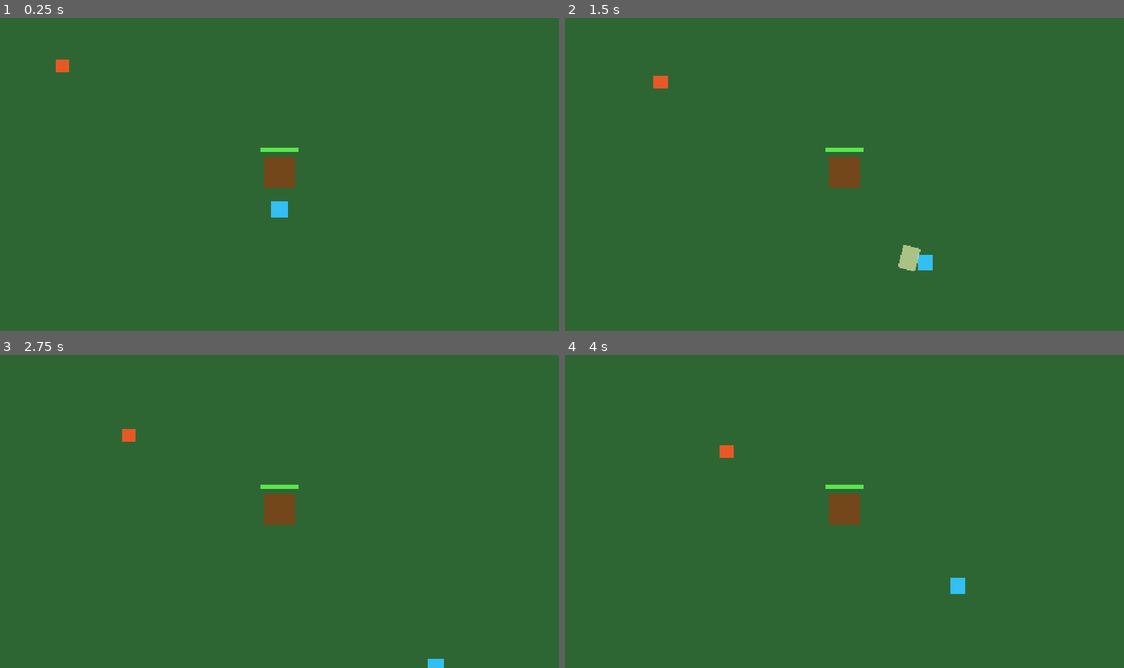
Above: before the commit, frames 1-4 (two rows, left to right).
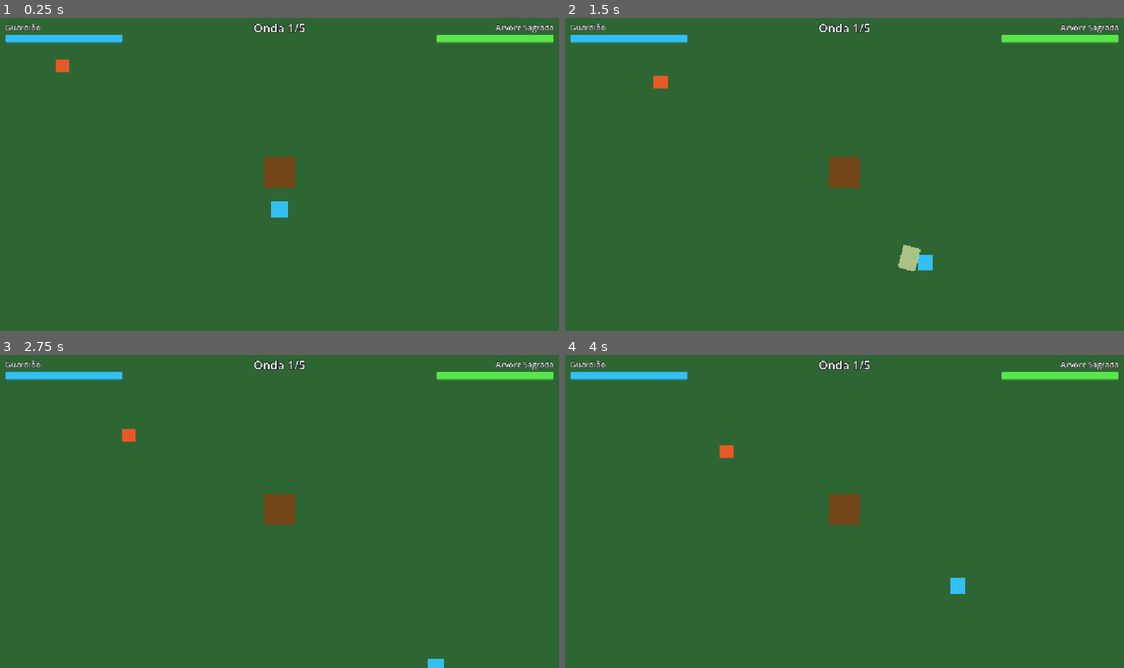
Above: after the commit, the same moments.

Repository: elian-sss/sentinela
Game: Godot game, scene res://cenas/arena/Arena.tscn
The game is run twice, just before and just after one commit, with the same random seed, the same clock (stepped at 60 frames per second) and the same inputs.
Inputs (mouse positions are in pixels of both pictures, inside the frame that each line leads up to):
- Up to frame 1 (0.25 s): no input
- Up to frame 2 (1.5 s): tap Enter at 0.5 s; move the mouse to (967, 155) at 0.52 s; hold D (mover_direita) 0.53-1.28 s; click (967, 155) at 0.6 s; move the mouse to (732, 187) at 1.27 s; hold S (mover_baixo) from 1.28 s (still down); tap Space (dash) at 1.35 s; click (732, 187) at 1.42 s
- Up to frame 3 (2.75 s): move the mouse to (335, 439) at 2.02 s; release S (mover_baixo) at 2.03 s; hold D (mover_direita) from 2.03 s (still down); click (335, 439) at 2.1 s
- Up to frame 4 (4 s): move the mouse to (816, 574) at 2.77 s; release D (mover_direita) at 2.78 s; hold W (mover_cima) 2.78-3.53 s; tap Space (dash) at 2.85 s; click (816, 574) at 2.92 s; move the mouse to (1012, 558) at 3.52 s; hold A (mover_esquerda) from 3.53 s (still down); click (1012, 558) at 3.6 s

The runs differ from the first frame. In frame 1, 1.6% of the frame differs, in the area x 0-99%, y 1-43%; in frame 2, 1.6%; in frame 3, 1.6%; in frame 4, 1.6%.

Commit message:
Adiciona HUD com vida do herói, vida da árvore e onda atual

Diff:
--- a/cenas/arena/Arena.tscn
+++ b/cenas/arena/Arena.tscn
@@ -1,9 +1,10 @@
-[gd_scene load_steps=5 format=3]
+[gd_scene load_steps=6 format=3]
 
 [ext_resource type="PackedScene" path="res://cenas/heroi/Heroi.tscn" id="1_heroi"]
 [ext_resource type="PackedScene" path="res://cenas/arvore/Arvore.tscn" id="2_arvore"]
 [ext_resource type="PackedScene" path="res://cenas/inimigo/Inimigo.tscn" id="3_inimigo"]
 [ext_resource type="Script" path="res://cenas/jogo/gerente_do_jogo.gd" id="4_gerente"]
+[ext_resource type="PackedScene" path="res://cenas/hud/HUD.tscn" id="5_hud"]
 
 [node name="Arena" type="Node2D"]
 
@@ -26,3 +27,7 @@
 script = ExtResource("4_gerente")
 arvore = NodePath("../Arvore")
 heroi = NodePath("../Heroi")
+
+[node name="HUD" parent="." node_paths=PackedStringArray("heroi", "arvore") instance=ExtResource("5_hud")]
+heroi = NodePath("../Heroi")
+arvore = NodePath("../Arvore")
--- a/cenas/arvore/Arvore.tscn
+++ b/cenas/arvore/Arvore.tscn
@@ -1,15 +1,9 @@
-[gd_scene load_steps=5 format=3]
+[gd_scene load_steps=3 format=3]
 
 [ext_resource type="Script" path="res://cenas/arvore/arvore.gd" id="1_arvore"]
 
 [sub_resource type="RectangleShape2D" id="RectangleShape2D_arvore"]
 size = Vector2(64, 64)
-
-[sub_resource type="StyleBoxFlat" id="StyleBoxFlat_fundo_barra"]
-bg_color = Color(0.15, 0.1, 0.05, 0.85)
-
-[sub_resource type="StyleBoxFlat" id="StyleBoxFlat_preenchimento_barra"]
-bg_color = Color(0.35, 0.9, 0.3, 1)
 
 [node name="Arvore" type="StaticBody2D" groups=["arvore"]]
 script = ExtResource("1_arvore")
@@ -24,16 +18,3 @@
 offset_bottom = 32.0
 mouse_filter = 2
 color = Color(0.45, 0.28, 0.1, 1)
-
-[node name="BarraVida" type="ProgressBar" parent="."]
-offset_left = -40.0
-offset_top = -50.0
-offset_right = 40.0
-offset_bottom = -42.0
-mouse_filter = 2
-theme_override_styles/background = SubResource("StyleBoxFlat_fundo_barra")
-theme_override_styles/fill = SubResource("StyleBoxFlat_preenchimento_barra")
-max_value = 300.0
-step = 1.0
-value = 300.0
-show_percentage = false
--- a/cenas/arvore/arvore.gd
+++ b/cenas/arvore/arvore.gd
@@ -8,13 +8,6 @@
 @export var vida_maxima: int = 300
 @export var vida_atual: int = 300:
 	set = _definir_vida
-
-@onready var _barra_vida: ProgressBar = $BarraVida
-
-
-func _ready() -> void:
-	vida_alterada.connect(_atualizar_barra)
-	_atualizar_barra(vida_atual, vida_maxima)
 
 
 func receber_dano(valor: int) -> void:
@@ -37,8 +30,3 @@
 	vida_alterada.emit(vida_atual, vida_maxima)
 	if vida_atual == 0:
 		destruida.emit()
-
-
-func _atualizar_barra(atual: int, maxima: int) -> void:
-	_barra_vida.max_value = maxima
-	_barra_vida.value = atual
--- /dev/null
+++ b/cenas/hud/HUD.tscn
@@ -0,0 +1,94 @@
+[gd_scene load_steps=5 format=3]
+
+[ext_resource type="Script" path="res://cenas/hud/hud.gd" id="1_hud"]
+
+[sub_resource type="StyleBoxFlat" id="StyleBoxFlat_fundo_barra"]
+bg_color = Color(0.1, 0.07, 0.04, 0.85)
+corner_radius_top_left = 3
+corner_radius_top_right = 3
+corner_radius_bottom_right = 3
+corner_radius_bottom_left = 3
+
+[sub_resource type="StyleBoxFlat" id="StyleBoxFlat_vida_heroi"]
+bg_color = Color(0.2, 0.75, 0.95, 1)
+corner_radius_top_left = 3
+corner_radius_top_right = 3
+corner_radius_bottom_right = 3
+corner_radius_bottom_left = 3
+
+[sub_resource type="StyleBoxFlat" id="StyleBoxFlat_vida_arvore"]
+bg_color = Color(0.35, 0.9, 0.3, 1)
+corner_radius_top_left = 3
+corner_radius_top_right = 3
+corner_radius_bottom_right = 3
+corner_radius_bottom_left = 3
+
+[node name="HUD" type="CanvasLayer"]
+script = ExtResource("1_hud")
+
+[node name="PainelHeroi" type="VBoxContainer" parent="."]
+offset_left = 16.0
+offset_top = 16.0
+offset_right = 256.0
+offset_bottom = 60.0
+mouse_filter = 2
+
+[node name="Rotulo" type="Label" parent="PainelHeroi"]
+layout_mode = 2
+theme_override_colors/font_outline_color = Color(0, 0, 0, 1)
+theme_override_constants/outline_size = 4
+text = "Guardião"
+
+[node name="BarraVida" type="ProgressBar" parent="PainelHeroi"]
+custom_minimum_size = Vector2(0, 16)
+layout_mode = 2
+mouse_filter = 2
+theme_override_styles/background = SubResource("StyleBoxFlat_fundo_barra")
+theme_override_styles/fill = SubResource("StyleBoxFlat_vida_heroi")
+step = 1.0
+value = 100.0
+show_percentage = false
+
+[node name="PainelArvore" type="VBoxContainer" parent="."]
+anchors_preset = 1
+anchor_left = 1.0
+anchor_right = 1.0
+offset_left = -256.0
+offset_top = 16.0
+offset_right = -16.0
+offset_bottom = 60.0
+grow_horizontal = 0
+mouse_filter = 2
+
+[node name="Rotulo" type="Label" parent="PainelArvore"]
+layout_mode = 2
+theme_override_colors/font_outline_color = Color(0, 0, 0, 1)
+theme_override_constants/outline_size = 4
+text = "Árvore Sagrada"
+horizontal_alignment = 2
+
+[node name="BarraVida" type="ProgressBar" parent="PainelArvore"]
+custom_minimum_size = Vector2(0, 16)
+layout_mode = 2
+mouse_filter = 2
+theme_override_styles/background = SubResource("StyleBoxFlat_fundo_barra")
+theme_override_styles/fill = SubResource("StyleBoxFlat_vida_arvore")
+step = 1.0
+value = 100.0
+show_percentage = false
+
+[node name="RotuloOnda" type="Label" parent="."]
+anchors_preset = 5
+anchor_left = 0.5
+anchor_right = 0.5
+offset_left = -100.0
+offset_top = 12.0
+offset_right = 100.0
+offset_bottom = 46.0
+grow_horizontal = 2
+mouse_filter = 2
+theme_override_colors/font_outline_color = Color(0, 0, 0, 1)
+theme_override_constants/outline_size = 6
+theme_override_font_sizes/font_size = 24
+text = "Onda 1/5"
+horizontal_alignment = 1
--- /dev/null
+++ b/cenas/hud/hud.gd
@@ -0,0 +1,27 @@
+class_name HUD
+extends CanvasLayer
+## Interface da partida: vida do herói, vida da árvore e onda atual.
+## Atualiza só quando recebe os signals, sem consultar nada a cada frame.
+
+@export var heroi: Heroi
+@export var arvore: Arvore
+
+@onready var _barra_heroi: ProgressBar = $PainelHeroi/BarraVida
+@onready var _barra_arvore: ProgressBar = $PainelArvore/BarraVida
+@onready var _rotulo_onda: Label = $RotuloOnda
+
+
+func _ready() -> void:
+	heroi.vida_alterada.connect(_atualizar_barra.bind(_barra_heroi))
+	arvore.vida_alterada.connect(_atualizar_barra.bind(_barra_arvore))
+	_atualizar_barra(heroi.vida_atual, heroi.vida_maxima, _barra_heroi)
+	_atualizar_barra(arvore.vida_atual, arvore.vida_maxima, _barra_arvore)
+
+
+func atualizar_onda(atual: int, total: int) -> void:
+	_rotulo_onda.text = "Onda %d/%d" % [atual, total]
+
+
+func _atualizar_barra(atual: int, maxima: int, barra: ProgressBar) -> void:
+	barra.max_value = maxima
+	barra.value = atual
Not shown, added: cenas/hud/hud.gd.uid
